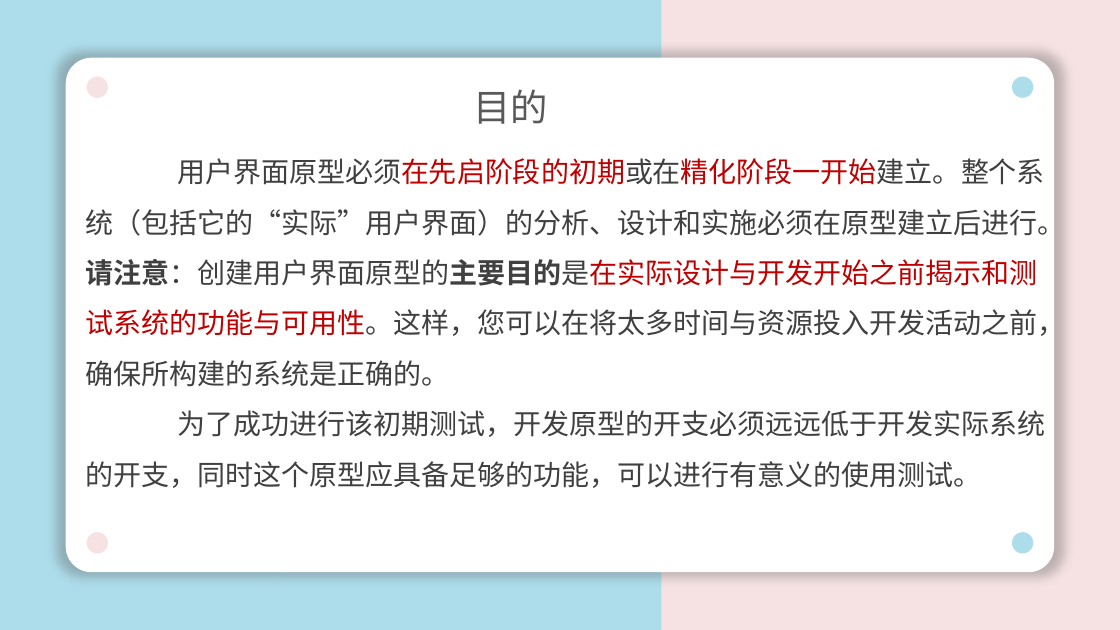
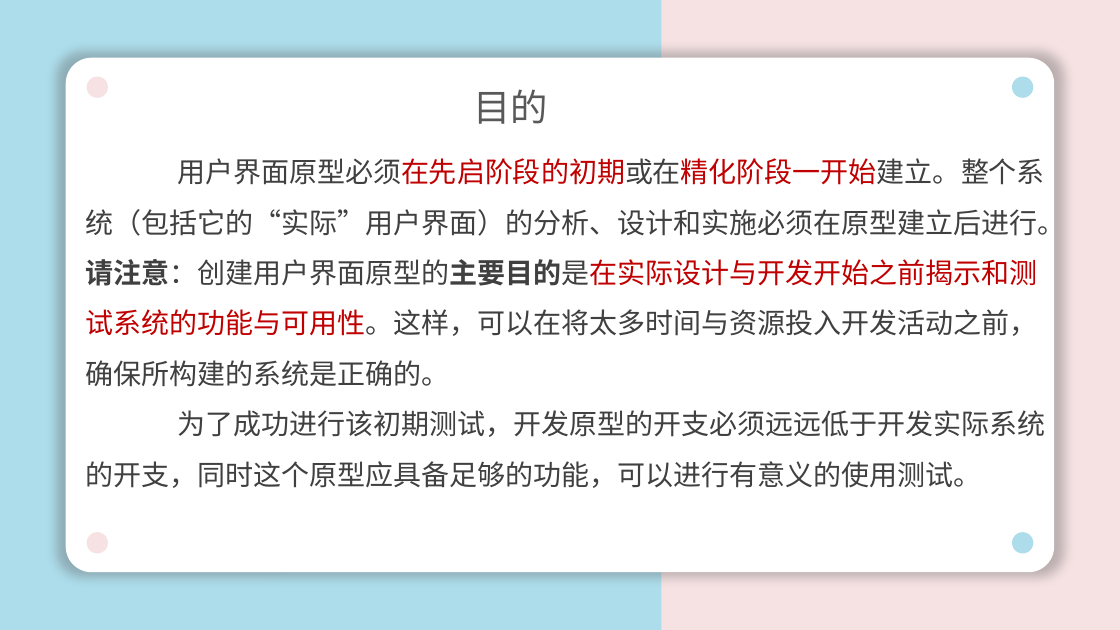
Before and after one commit to lenovo-wu/G016ZUCC-SRA2022, a slide deck: slide 8 of 翻转课堂4.pptx. Drawn at 1120x630 pixels with LibreOffice and Linux fonts; fonts in the diff are those of the drawing. Boxes give left, top, right and bottom in pixels: in the first picture for what was removed or moved away, otherwise in the second. Text is boxed around its words. In the diff, an @@ line names an element or a change of style, - is before the commit and + after.

```diff
--- a/翻转课堂4.pptx
+++ b/翻转课堂4.pptx
@@ text at [85,259,1037,387]: text changed @@
-请注意：创建用户界面原型的主要目的是在实际设计与开发开始之前揭示和测试系统的功能与可用性。这样，您可以在将太多时间与资源投入开发活动之前，确保所构建的系统是正确的。
+请注意：创建用户界面原型的主要目的是在实际设计与开发开始之前揭示和测试系统的功能与可用性。这样，可以在将太多时间与资源投入开发活动之前，确保所构建的系统是正确的。
```
Also in this commit, not shown: 4 other slides changed.
